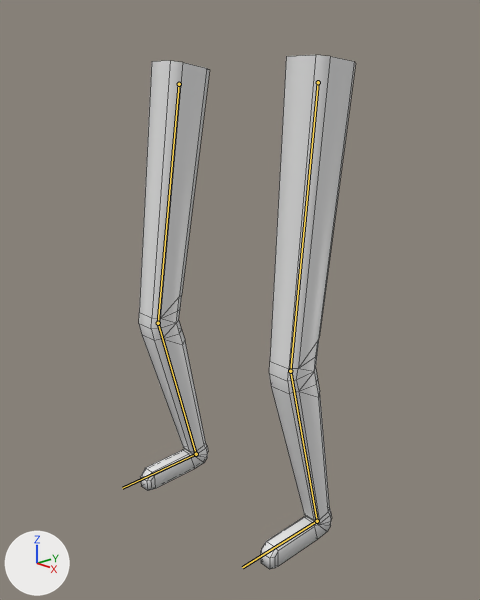
Two versions of the Blender file leg.blend, one commit apart.
Rendered twice from a 50 mm lens placed at (3.54, -3.22, 3.28), pointed at (0.09, -0.03, 1.8). Every picture has the same lights, and +X, +Y and +Z are marked at lower left. Both versions are drawn at the pose saved in each file; the numbers are the values there. The bones that change are drawn over the model as lines. Mesh edges are drawn as thin lines.
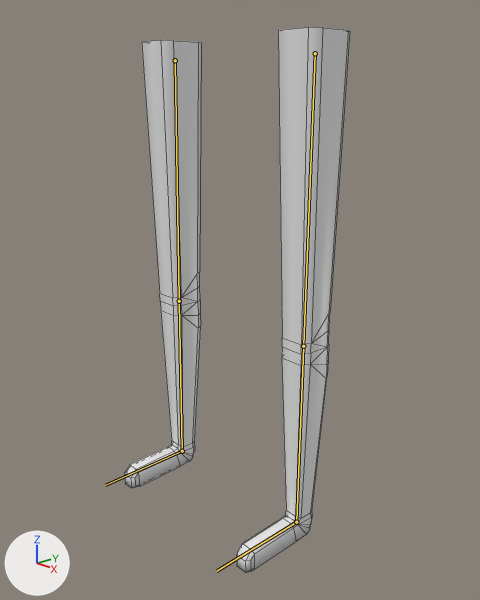
Changed parts and their boxes [x1, y1, x2, y2] in the pictures (480 x 600 px):
'Cube', posed (6% taller)
    before: [139, 55, 356, 569]
    after: [124, 27, 350, 573]
bone 'UpperLeg.L', root to tip
    before: (318, 82) to (290, 371)
    after: (315, 53) to (303, 346)
bone 'LowerLeg.L', root to tip
    before: (290, 371) to (317, 521)
    after: (303, 346) to (296, 522)
bone 'Foot.L', root to tip
    before: (317, 521) to (242, 567)
    after: (296, 522) to (216, 571)
bone 'UpperLeg.R', root to tip
    before: (179, 84) to (158, 323)
    after: (175, 60) to (179, 301)
bone 'LowerLeg.R', root to tip
    before: (158, 323) to (196, 454)
    after: (179, 301) to (182, 451)
bone 'Foot.R', root to tip
    before: (196, 454) to (122, 488)
    after: (182, 451) to (105, 485)

What the commit changed:
Bone 'UpperLeg.L' (bone_upperleg_l) moves from (0.059, 0.16, 0.0) to (0.0, 0.0, 0.0).
Bone 'UpperLeg.L' (bone_upperleg_l) turns from (0, 0, 6) to (0, 0, 0) degrees about its own x, y and z.
Bone 'LowerLeg.L' (bone_lowerleg_l) moves from (-0.001, -0.013, 0.0) to (0.0, 0.0, 0.0).
Bone 'LowerLeg.L' (bone_lowerleg_l) turns from (0, 0, -20) to (0, 0, 0) degrees about its own x, y and z.
Bone 'Foot.L' (bone_foot_l) moves from (0.008, 0.006, 0.0) to (0.0, 0.0, 0.0).
Bone 'Foot.L' (bone_foot_l) turns from (0, 0, 14) to (0, 0, 0) degrees about its own x, y and z.
Bone 'UpperLeg.R' (bone_upperleg_r) moves from (-0.059, 0.16, 0.0) to (0.0, 0.0, 0.0).
Bone 'UpperLeg.R' (bone_upperleg_r) turns from (0, 0, -9) to (0, 0, 0) degrees about its own x, y and z.
Bone 'LowerLeg.R' (bone_lowerleg_r) moves from (-0.002, 0.013, 0.0) to (0.0, 0.0, 0.0).
Bone 'LowerLeg.R' (bone_lowerleg_r) turns from (0, 0, 24) to (0, 0, 0) degrees about its own x, y and z.
Bone 'Foot.R' (bone_foot_r) moves from (0.008, -0.006, 0.0) to (0.0, 0.0, 0.0).
Bone 'Foot.R' (bone_foot_r) turns from (0, 0, -14) to (0, 0, 0) degrees about its own x, y and z.
